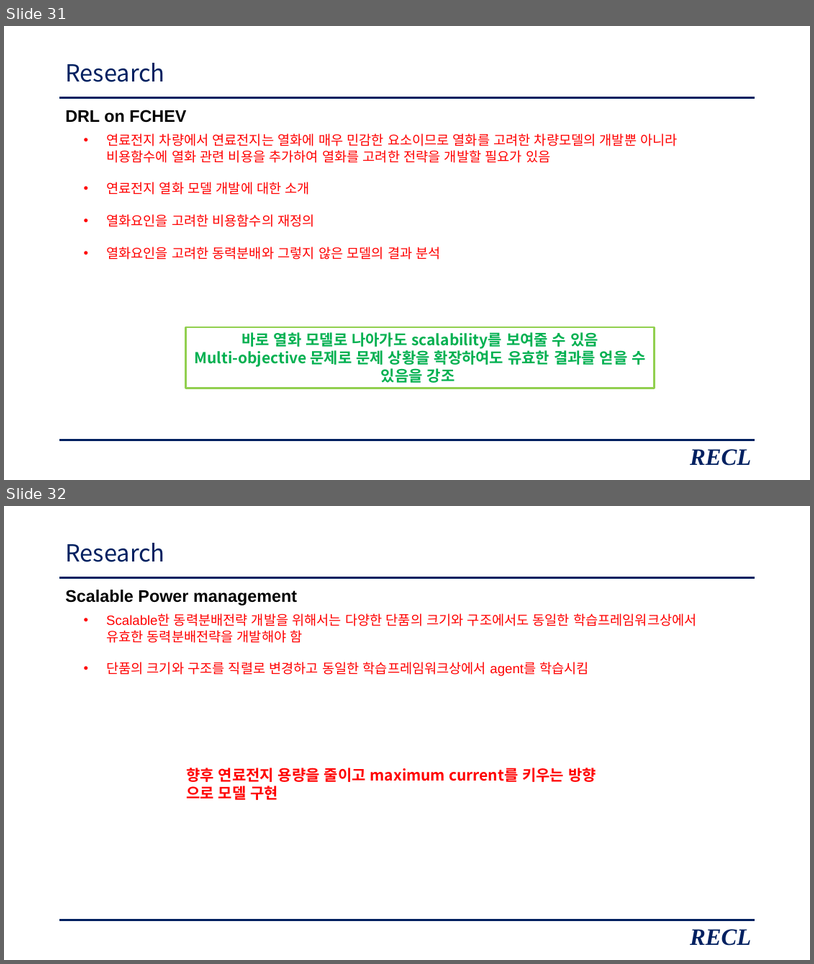
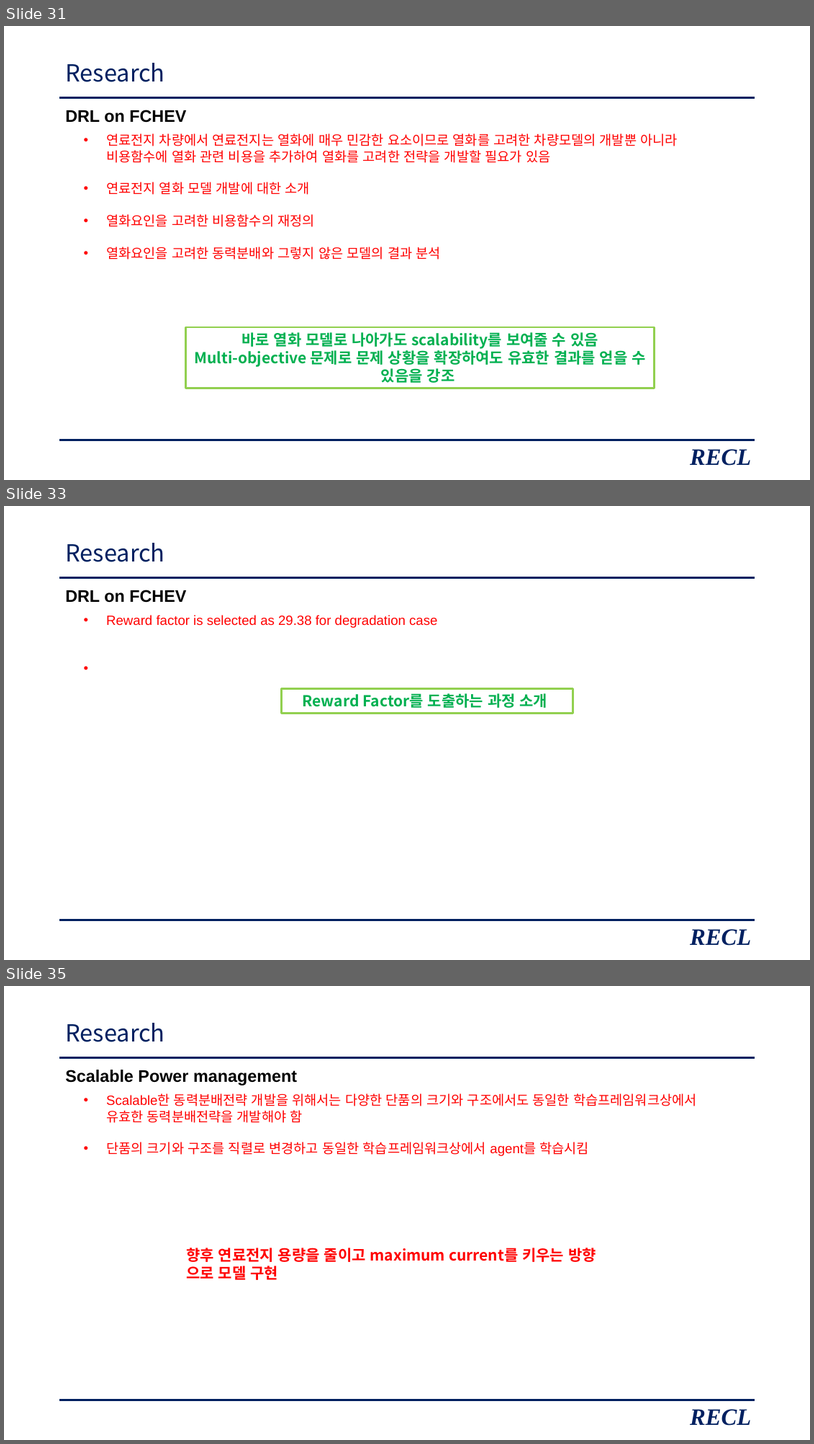
Before and after one commit to zidane89/experiment_essential_degradation, a slide deck: 발표자료_중안3.pptx. Shown one above the other, each under a label of ours: slides 31 and 32 before the commit, slides 31, 33 and 35 after it; the slides between them are not shown. The pictures are 814x964 and 814x1444 pixels, drawn with LibreOffice and Linux fonts; fonts in the diff are those of the drawing. Boxes give left, top, right and bottom in pixels: in the first picture for what was removed or moved away, otherwise in the second. Text is boxed around its words. In the diff, an @@ line names an element or a change of style, - is before the commit and + after.

```diff
--- a/발표자료_중안3.pptx
+++ b/발표자료_중안3.pptx
@@ slide 33 added at bbox=[4, 506, 810, 960], background #FFFFFF; not listed: 2 template elements that a slide beside it also shows @@
@@ title added at bbox=[65, 543, 165, 562], 28 pt, text #002060 @@
+Research
@@ text added at bbox=[65, 590, 186, 602], 20 pt, text #000000, bold @@
+DRL on FCHEV
@@ text added at bbox=[106, 615, 437, 628], 16 pt, text #FF0000 @@
+• Reward factor is selected as 29.38 for degradation case
@@ rectangle added at bbox=[282, 689, 574, 713], outline #92D050 2.25 pt, 18 pt, text #00B050, bold @@
+Reward Factor를 도출하는 과정 소개
@@ text added at bbox=[690, 929, 751, 945], 28 pt, text #002060, bold, italic @@
+RECL
@@ what was slide 32 is now slide 35 @@
```
Also in this commit, not shown: 3 slides changed, 2 other slides added, 1 other file.
